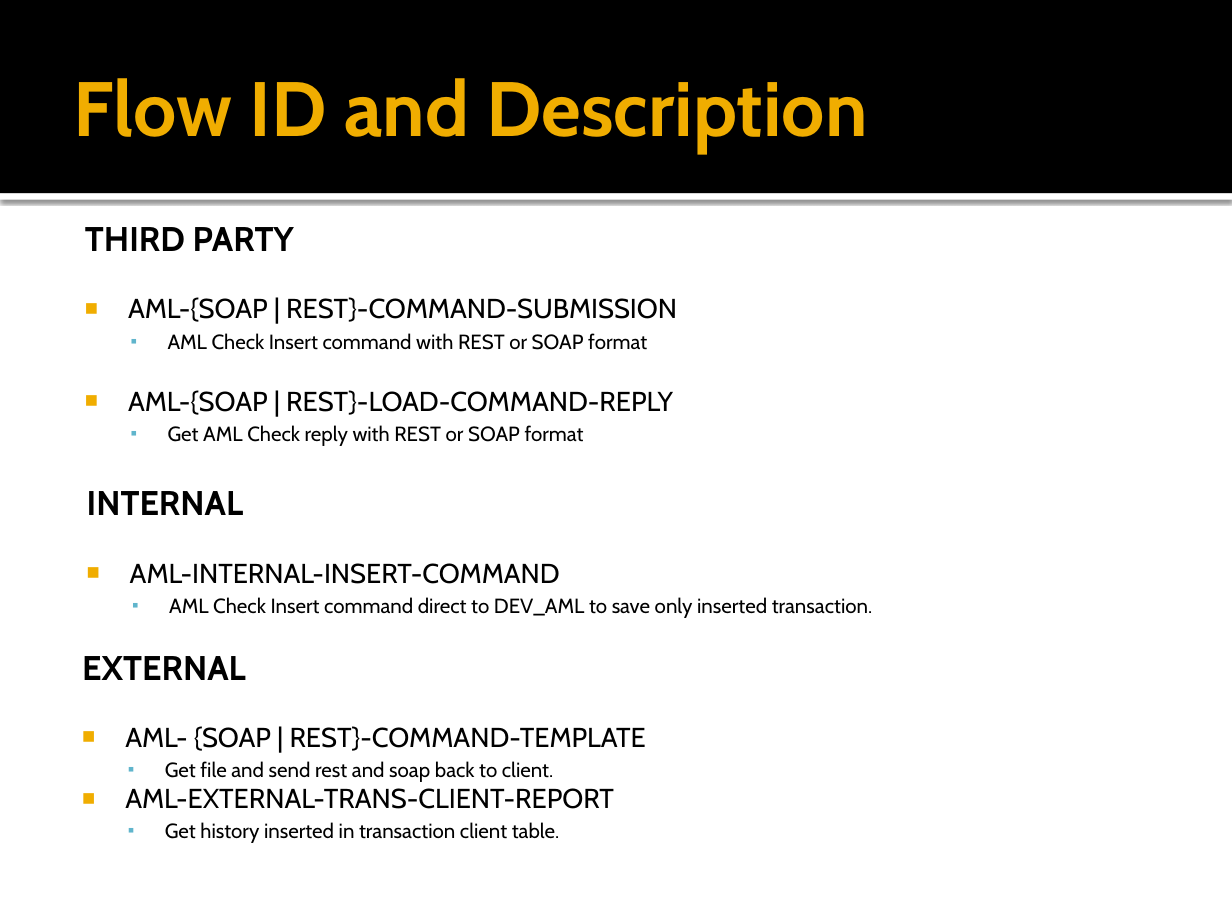
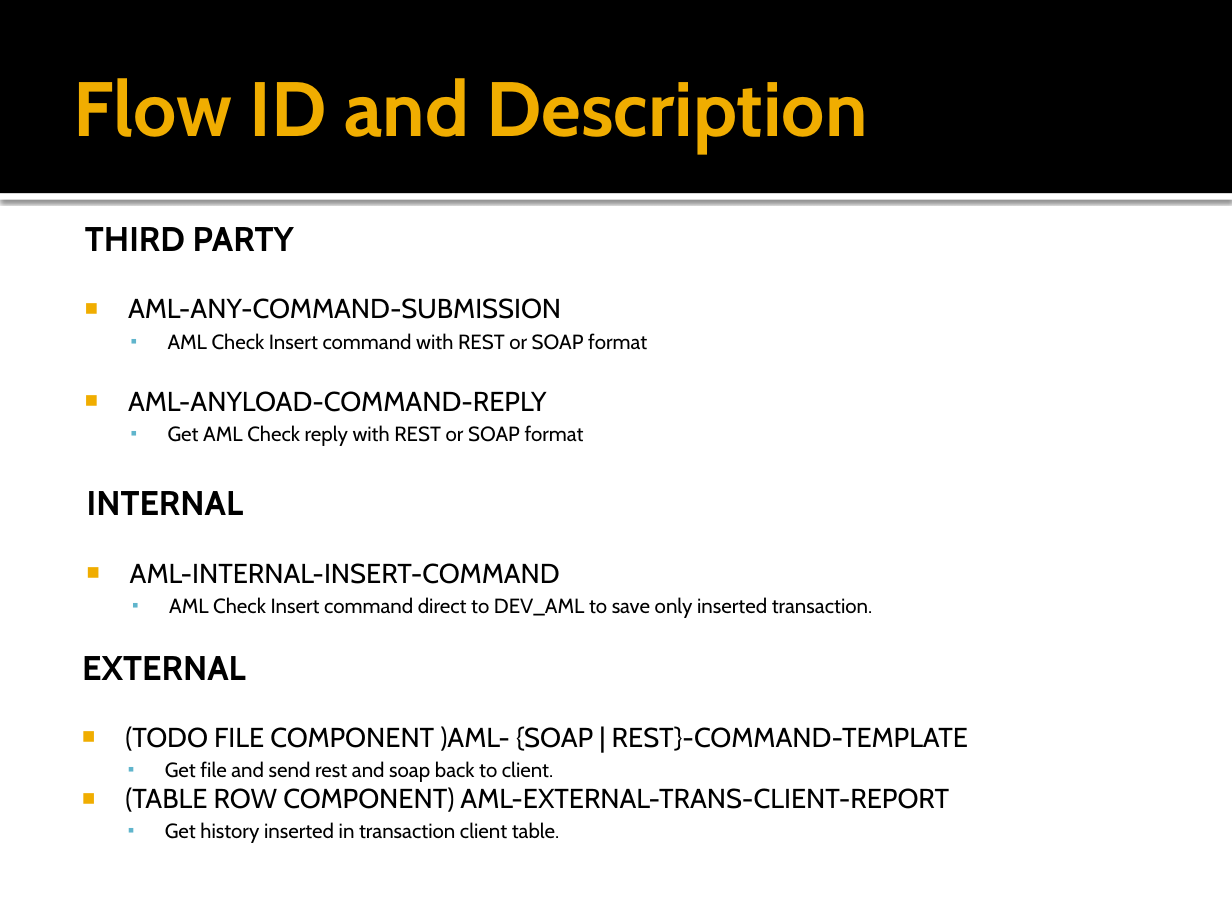
Before and after one commit to preciouspearlsano/mas-aml-check, a slide deck: slide 5 of amlcheck-docs/AML Check API.pptx. Drawn at 1232x924 pixels with LibreOffice and Linux fonts; fonts in the diff are those of the drawing. Boxes give left, top, right and bottom in pixels: in the first picture for what was removed or moved away, otherwise in the second. Text is boxed around its words. In the diff, an @@ line names an element or a change of style, - is before the commit and + after.

```diff
--- a/amlcheck-docs/AML Check API.pptx
+++ b/amlcheck-docs/AML Check API.pptx
@@ text at bbox=[128, 298, 561, 319]: text changed @@
-■ AML-{SOAP | REST}-COMMAND-SUBMISSION
+■ AML-ANY-COMMAND-SUBMISSION
@@ text at bbox=[128, 391, 546, 412]: text changed @@
-■ AML-{SOAP | REST}-LOAD-COMMAND-REPLY
+■ AML-ANYLOAD-COMMAND-REPLY
@@ text at bbox=[125, 726, 968, 751]: text changed @@
-■ AML- {SOAP | REST}-COMMAND-TEMPLATE
+■ (TODO FILE COMPONENT )AML- {SOAP | REST}-COMMAND-TEMPLATE
@@ text at bbox=[125, 787, 949, 812]: text changed @@
-■ AML-EXTERNAL-TRANS-CLIENT-REPORT
+■ (TABLE ROW COMPONENT) AML-EXTERNAL-TRANS-CLIENT-REPORT
```
Also in this commit, not shown: 2 other slides changed, 47 other files.
